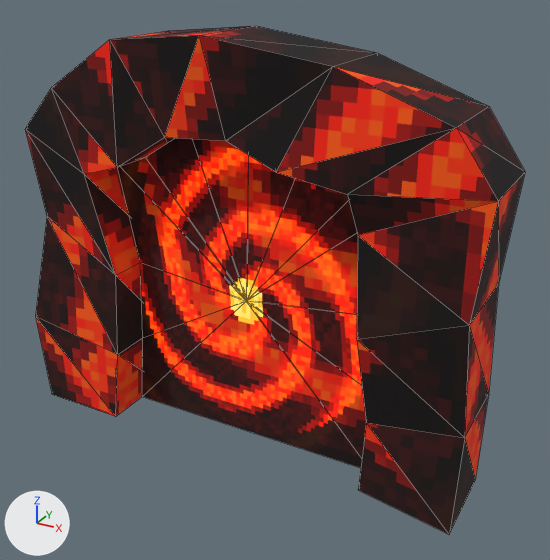
A saved change to the glTF model maps/bentham_ring/models/portal.glb.
The view is the same before and after, from a camera (50 mm lens) standing at (3.44, -5.68, 4.63) and looking at (0.28, 0.05, 1.76). The lights are fixed; the arrows at lower left show +X, +Y and +Z. The older version comes first. Mesh edges are drawn as thin lines. Objects named as collision shapes, trigger or cutter boxes, shadow casters or lower levels of detail are left out. Vertices at exactly the same position are counted once.

Names of what the first picture shows: 'Portal'.
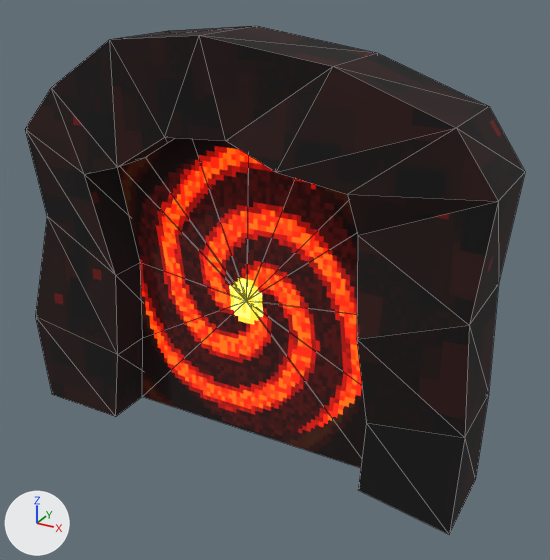
What differs and where, as boxes (x1, y1, x2, y2) in the pictures (550 x 560 px):
'Portal', surface changed, recoloured
    both: (25, 26, 521, 533)
part 1 of me_portal, recoloured
    both: (118, 138, 366, 468)
part 2 of me_portal, surface changed
    both: (25, 27, 521, 534)

Edits to the bpy script that builds the scene:
```text
Add img_hell_rock_albedo:
    img_hell_rock_albedo = load_image('hell_rock_albedo', '../textures/hell_rock_albedo.png', 864, 416, 'sRGB')
Change mat_hellrock:
    where n0 = _N.new('ShaderNodeBsdfPrincipled'); n0.name = 'Principled BSDF'
    remove n0.inputs[28].default_value = 1.0  # 'Emission Strength'
    where n2 = _N.new('ShaderNodeTexImage'); n2.name = 'Image Texture'
    n2.image: img_portal_emissive -> img_hell_rock_albedo
    remove n3 = _N.new('ShaderNodeTexImage'); n3.name = 'Image Texture.001'
    remove n3.image = img_portal_albedo
    remove n3.interpolation = 'Closest'
    remove _L.new(n2.outputs[0], n0.inputs[27])  # 'Color' to 'Emission Color'
    remove _L.new(n3.outputs[0], n0.inputs[0])  # 'Color' to 'Base Color'
    add _L.new(n2.outputs[0], n0.inputs[0])  # 'Color' to 'Base Color'
Add mat_portal:
    mat_portal = bpy.data.materials.new('Portal')
    # uses the picture img_portal_albedo
Change me_portal:
    where me_portal.from_pydata(...)  # 67 vertices, 122 faces; spans x -2.37..2.35, y -0.48..0.49, z 0.0..3.98
    used by ob_portal; location = (0.0, 0.0, 0.0)
    me_portal part 1: all 26 faces centred in x -0.91..0.93, y 0.0, z 0.5..2.58 switch from mat_hellrock to mat_portal
    me_portal part 2: texture (UV) coordinates of 122 of 122 faces, centred in x -2.34..2.31, y -0.46..0.45, z 0.25..3.95, changed; they spanned u 0.01..0.97, v 0.01..0.99 and now span u 0.0..0.98, v 0.02..0.97
```
